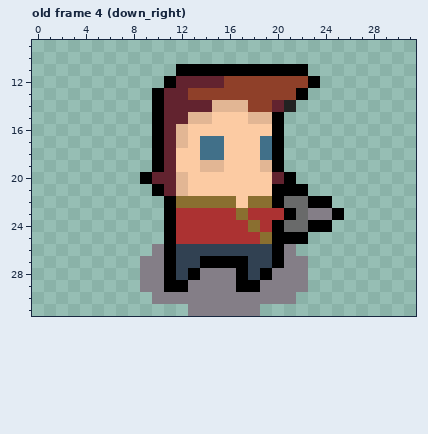
Pixel-art file -- Assets/animations/player/player_idle_attack_slice.aseprite. This is how it looked before the edit.
32x32 pixels, 27 frames. Shown: old frame 4 (down_right): x 0..31, y 9..31. The commit also changed other frames, which this record leaves out.
Now the later version:
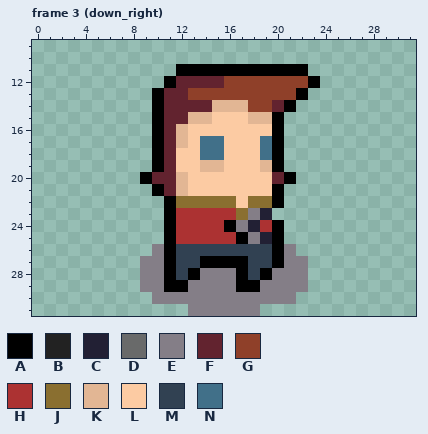
Palette (. is transparent): A #000000  B #222222  C #222034  D #696a6a  E #847e87  F #62232f  G #8f4029  H #ac3232  J #8a6f30  K #e2b694  L #fccba3  M #314152  N #417089
Difference:
{"change": "frames 27 -> 23"}
{"where": "frame 3 (down_right) against old frame 4 (down_right), layer \"Sprite\""}
{"frame":3,"y":14,"x":21,"old":"B","new":"A"}
{"frame":3,"y":21,"x":21,"old":"AA","new":".."}
{"frame":3,"y":22,"x":21,"old":"DDAA","new":"...."}
{"frame":3,"y":23,"x":18,"old":"HHHADEEA","new":"EC......"}
{"frame":3,"y":24,"x":16,"old":"HHJ","new":"AEC"}
{"frame":3,"y":24,"x":21,"old":"DDAA","new":"...."}
{"frame":3,"y":25,"x":17,"old":"HHJ","new":"AEC"}
{"frame":3,"y":25,"x":21,"old":"AA","new":".."}
{"label":"changed","picture_box":[284,100,296,112]}
{"label":"changed","picture_box":[224,184,344,244]}
